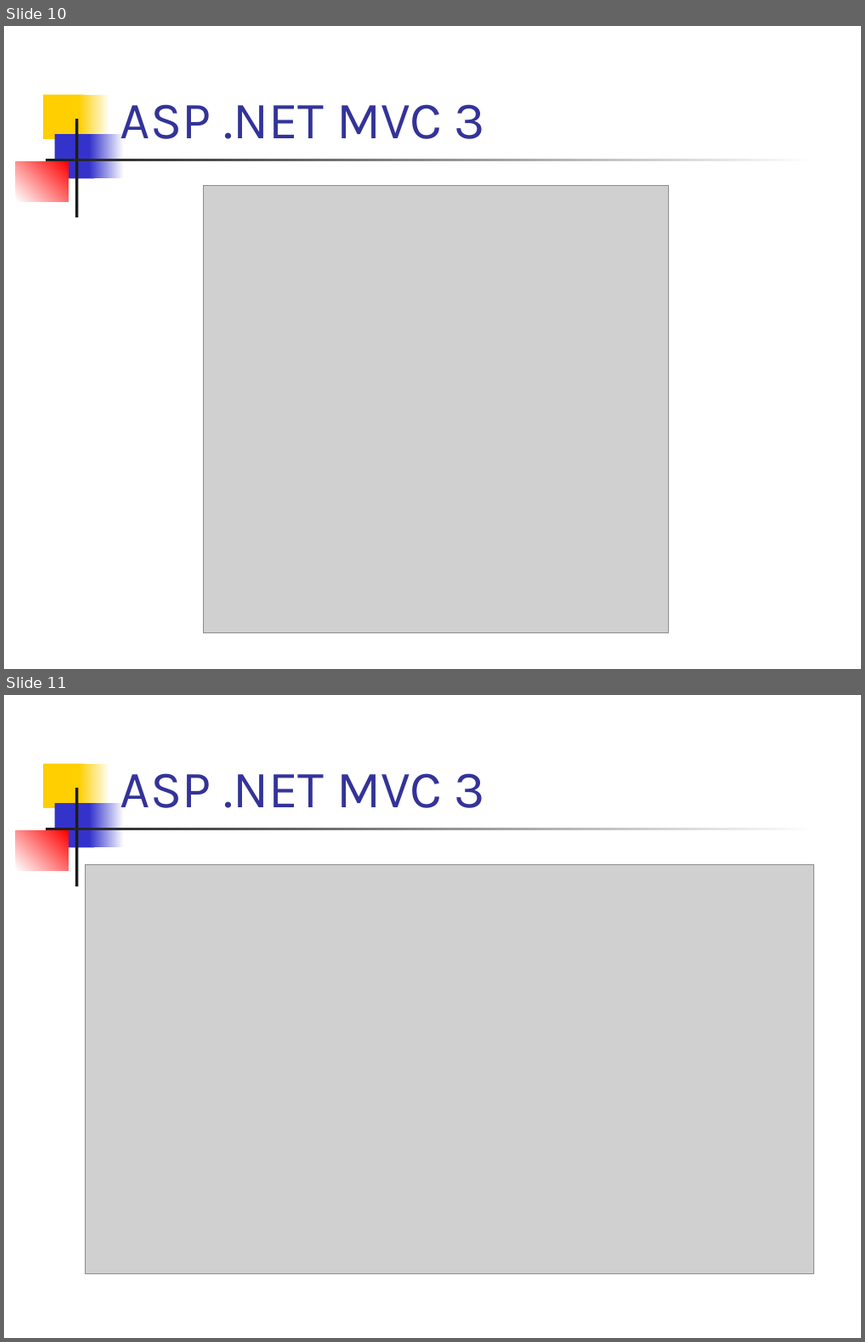
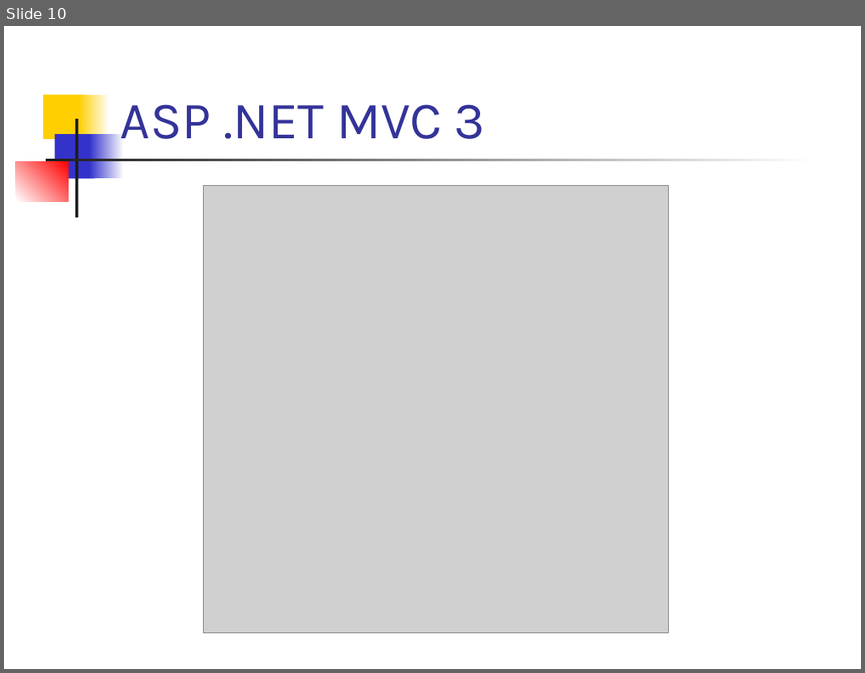
Before and after one commit to dssika/mini-curso-asp-net-mvc3, a slide deck: Slide/Mini Curso.ppt. Shown one above the other, each under a label of ours: slides 10 and 11 before the commit, slide 10 after it. The pictures are 865x1342 and 865x673 pixels, drawn with LibreOffice and Linux fonts; fonts in the diff are those of the drawing; grey boxes stand for pictures. Boxes give left, top, right and bottom in pixels: in the first picture for what was removed or moved away, otherwise in the second. Text is boxed around its words. In the diff, an @@ line names an element or a change of style, - is before the commit and + after.

```diff
--- a/Slide/Mini Curso.ppt
+++ b/Slide/Mini Curso.ppt
@@ slide 11 removed at box(4, 695, 861, 1338), background #FFFFFF; not listed: 7 template elements that a slide beside it also shows @@
@@ title removed at box(120, 773, 485, 808) @@
-ASP .NET MVC 3
@@ picture removed at box(86, 865, 814, 1273) @@
```
Also in this commit, not shown: 1 slide added.
